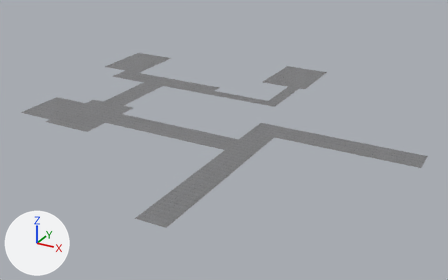
One commit to the FBX model Assets/Level_Design/Models/PrototypeLevels/Level1/Level1Roof.fbx: the scene before it, then after it.
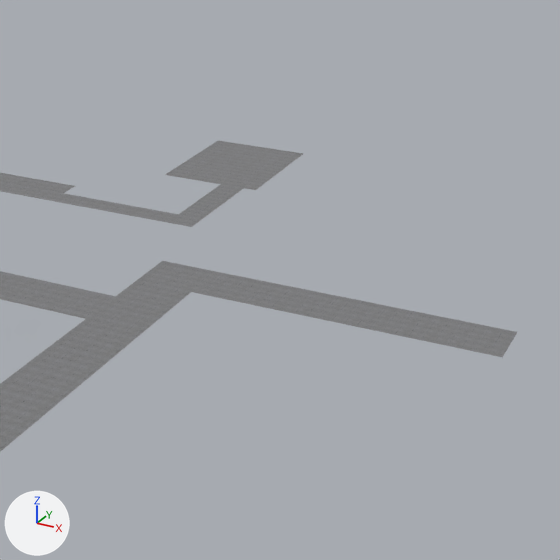
Each version appears first whole from a 50 mm lens placed at (-64.0, -95.8, 37.3), pointed at (-105.1, -21.0, -0.1), and next in a close-up on the part from 41% to 100% of the width and 0% to 94% of the height. The lights are fixed; the arrows at lower left show +X, +Y and +Z. Where no turn or scale is listed for an object, it has been applied to the vertices. Vertices at the same position are counted once.

Names of what the first close-up shows: 'Level1Roof'.
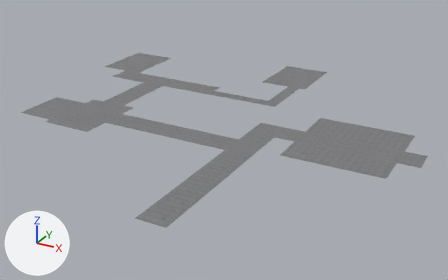
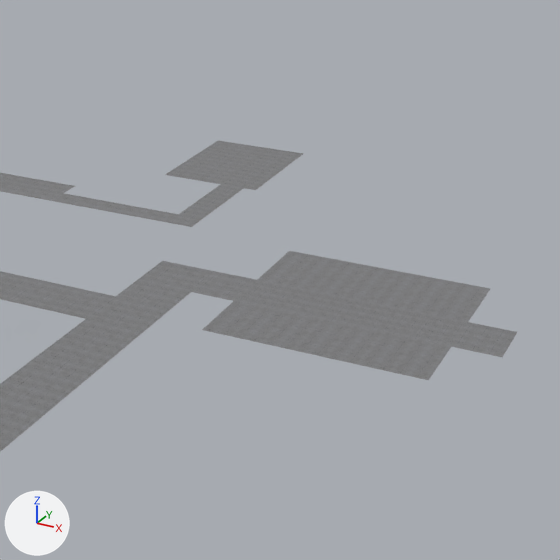
Commit message: Level1 Map upgraded

Patch to the scene script:
```diff
--- a/Assets/Level_Design/Models/PrototypeLevels/Level1/Level1Roof.fbx.py
+++ b/Assets/Level_Design/Models/PrototypeLevels/Level1/Level1Roof.fbx.py
@@ me_plane_033 @@
 # used by ob_level1roof; location = (-76.0, -23.0, 3.0)
 # verts and faces of me_plane_033; kept vertices keep their numbers, new ones are numbered from 41
 # before: 4 (-20.0, 0.0, 0.0) at pixel (191, 292), 5 (0.0, 0.0, 0.0) at pixel (502, 357), 6 (-20.0, 4.0, 0.0) at pixel (215, 271), 7 (0.0, 4.0, 0.0) at pixel (517, 331)
-me_plane_033.from_pydata(...)  # 41 vertices, 11 faces; spans x -62.0..0.0, y -27.0..32.0, z 0.0
+me_plane_033.from_pydata(...)  # 49 vertices, 15 faces; spans x -62.0..0.0, y -27.0..32.0, z 0.0
+# me_plane_033 part 1
+delete_faces([(4, 6, 7, 5)])
+verts[41] = (-17.0, 4.0, 0.0)  # pixel (257, 279)
+verts[42] = (-17.0, 0.0, 0.0)  # pixel (233, 300)
+verts[43] = (-17.0, 10.0, 0.0)  # pixel (289, 250)
+verts[44] = (-17.0, -5.0, 0.0)  # pixel (201, 329)
+for new, old in zip([*range(45, 49)], [*range(41, 45)]): verts[new] = verts[old] + (14.0, 0.0, 0.0)
+faces += [(5, 46, 45, 7), (41, 45, 46, 42), (4, 6, 41, 42), (41, 43, 47, 45), (42, 46, 48, 44)]
 me_plane_033.materials.append(mat_level1roofmain_002)
```

Changed parts and their boxes (x1, y1, x2, y2) in the close-ups (560 x 560 px):
part 1 of me_plane_033, built on
    before: (192, 272, 517, 357)
    after: (192, 251, 517, 380)
